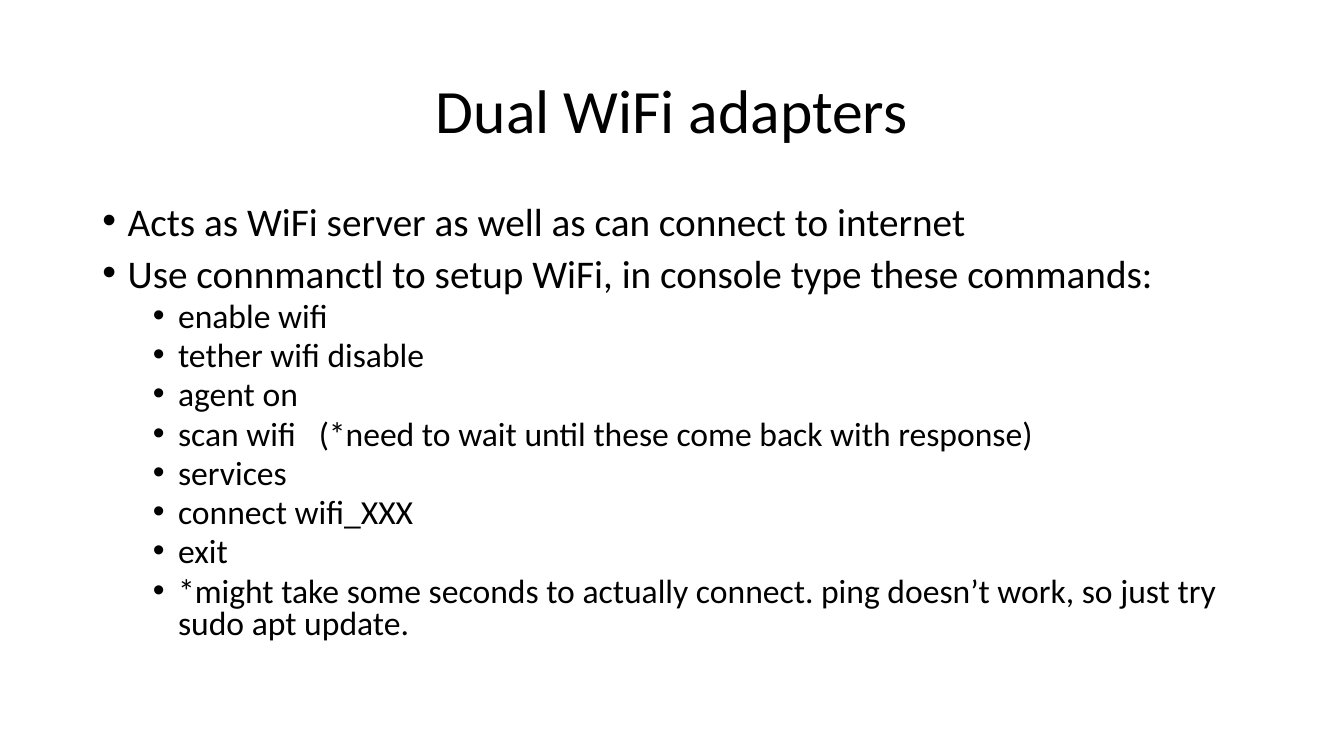
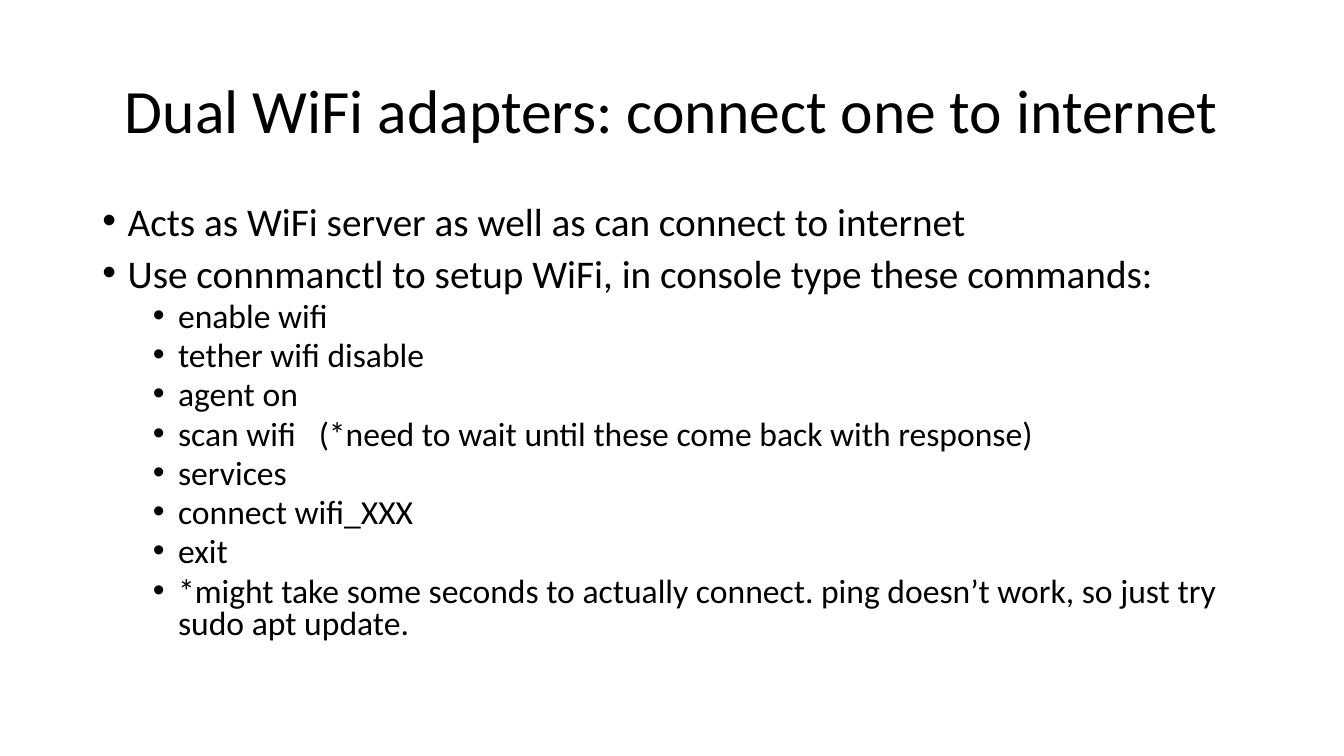
Before and after one commit to gigaprog/p_presentations, a slide deck: slide 8 of embedded/BeagleBone/BeagleBoneBlue.pptx (slide 6 before the commit). Drawn at 1344x756 pixels with LibreOffice and Linux fonts; fonts in the diff are those of the drawing. Boxes give left, top, right and bottom in pixels: in the first picture for what was removed or moved away, otherwise in the second. Text is boxed around its words. In the diff, an @@ line names an element or a change of style, - is before the commit and + after.

```diff
--- a/embedded/BeagleBone/BeagleBoneBlue.pptx
+++ b/embedded/BeagleBone/BeagleBoneBlue.pptx
@@ title at bbox=[125, 90, 1217, 143]: text changed @@
-Dual WiFi adapters
+Dual WiFi adapters: connect one to internet
```
Also in this commit, not shown: 3 other slides changed, 5 slides added, 3 other files.
